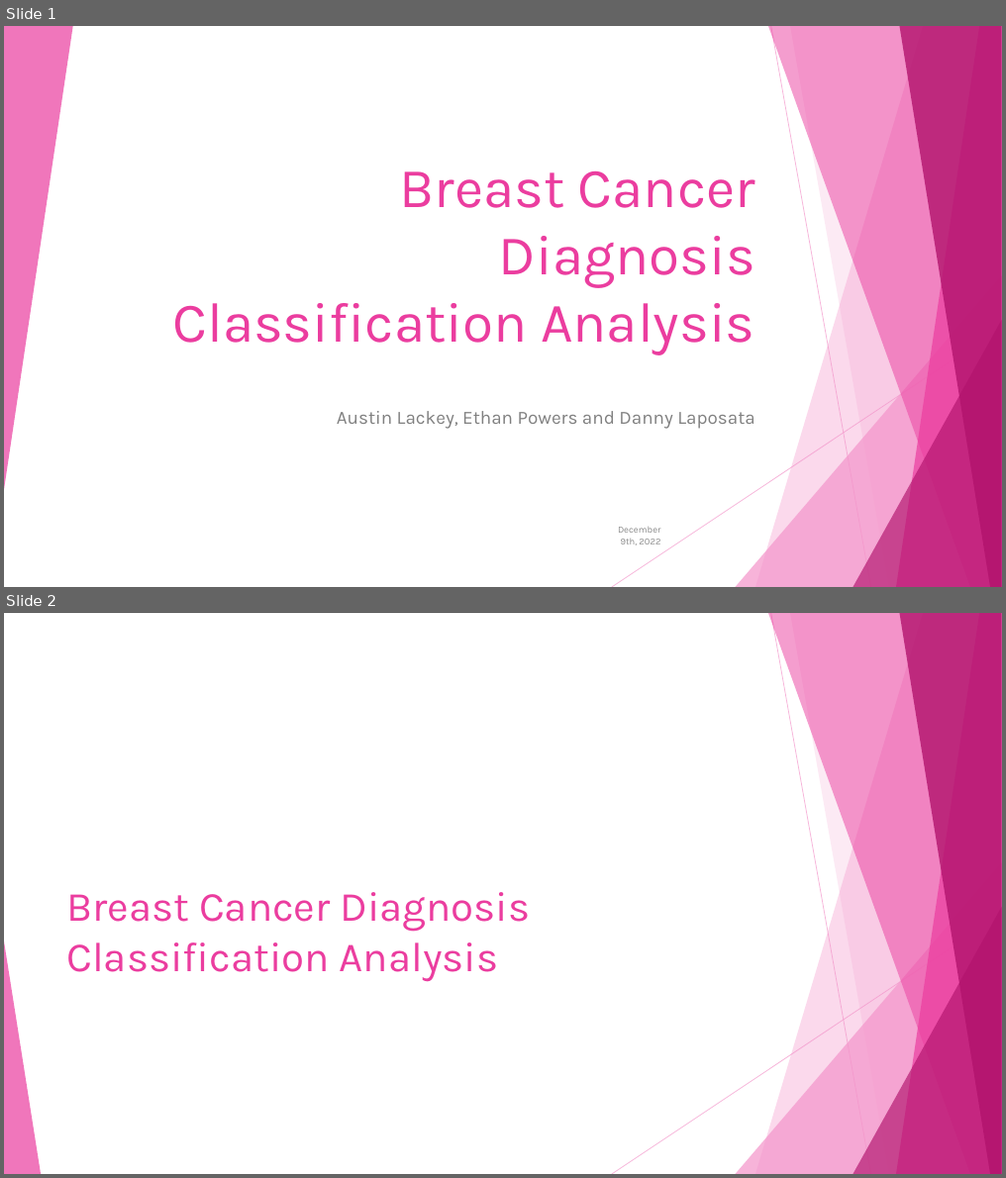
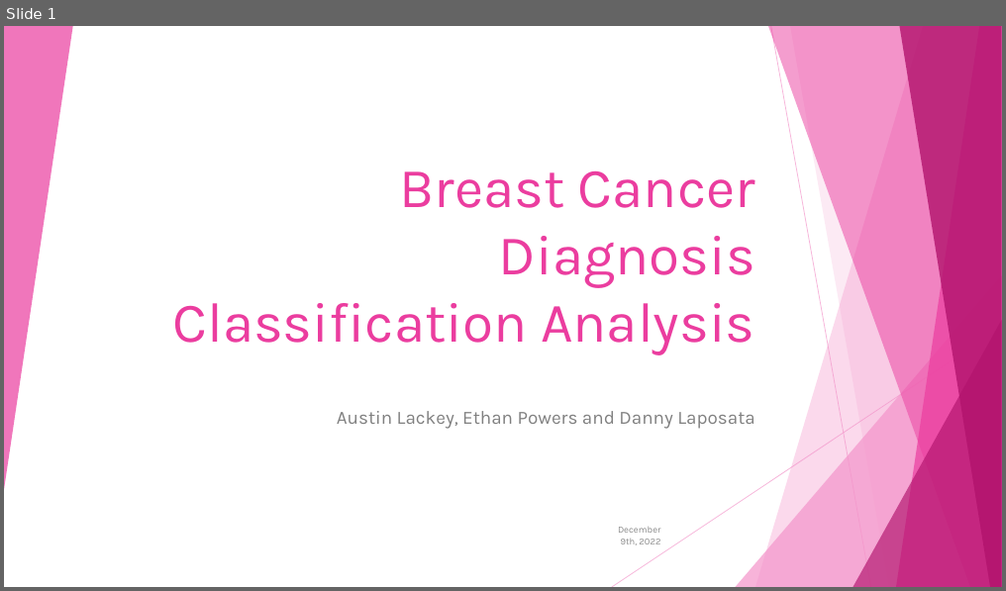
Before and after one commit to dlaposata/Breast_Cancer_Analysis, a slide deck: austins_temp_powerpoint.pptx. Shown one above the other, each under a label of ours: slides 1 and 2 before the commit, slide 1 after it. The pictures are 1006x1178 and 1006x591 pixels, drawn with LibreOffice and Linux fonts; fonts in the diff are those of the drawing. Boxes give left, top, right and bottom in pixels: in the first picture for what was removed or moved away, otherwise in the second. Text is boxed around its words. In the diff, an @@ line names an element or a change of style, - is before the commit and + after.

```diff
--- a/austins_temp_powerpoint.pptx
+++ b/austins_temp_powerpoint.pptx
@@ slide 2 removed at (4, 613, 1002, 1174), background #FFFFFF; not listed: 9 template elements that a slide beside it also shows @@
@@ title removed at (67, 892, 531, 982) @@
-Breast Cancer Diagnosis Classification Analysis
@@ triangle removed at (4, 942, 41, 1174) @@
```
Also in this commit, not shown: 7 slides added, 2 other files.
